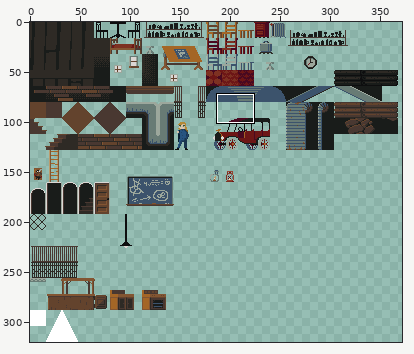
Sprite sheet: assets/Tile/VillageInterior.png. The first picture is a wide view before the edit; the outline marks the close-up.
Close-up. As it was:
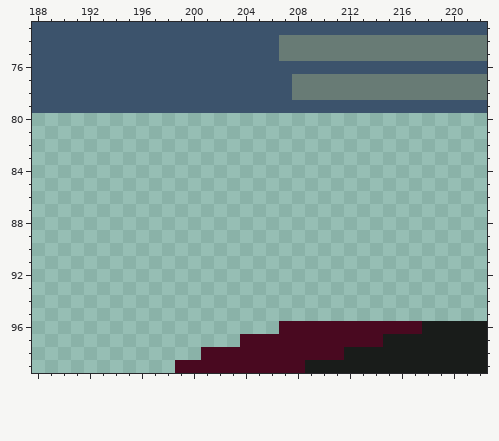
The file is 384x320 pixels. Pixels under 10% opacity are left out. Colours within 5 levels of each other are drawn and written as one. Shown: x 188..222, y 73..99. The wide view leaves out empty margins.
After the commit:
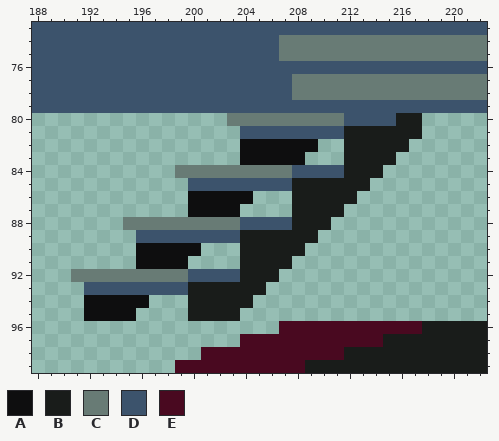
Palette (. is transparent): A #0e0e0f  B #191c1a  C #687b75  D #3c536c  E #490920
Difference:
@@ x 188..222 @@
  79 DDDDDDDDDDDDDDDDDDDDDDDDDDDDDDDDDDD
- 80 ...................................
- 81 ...................................
- 82 ...................................
- 83 ...................................
- 84 ...................................
- 85 ...................................
- 86 ...................................
- 87 ...................................
- 88 ...................................
- 89 ...................................
- 90 ...................................
- 91 ...................................
- 92 ...................................
- 93 ...................................
- 94 ...................................
- 95 ...................................
+ 80 ...............CCCCCCCCCDDDDBB.....
+ 81 ................DDDDDDDDBBBBBB.....
+ 82 ................AAAAAA..BBBBB......
+ 83 ................AAAAA...BBBB.......
+ 84 ...........CCCCCCCCCDDDDBBB........
+ 85 ............DDDDDDDDBBBBBB.........
+ 86 ............AAAAA...BBBBB..........
+ 87 ............AAAA....BBBB...........
+ 88 .......CCCCCCCCCDDDDBBB............
+ 89 ........DDDDDDDDBBBBBB.............
+ 90 ........AAAAA...BBBBB..............
+ 91 ........AAAA....BBBB...............
+ 92 ...CCCCCCCCCDDDDBBB................
+ 93 ....DDDDDDDDBBBBBB.................
+ 94 ....AAAAA...BBBBB..................
+ 95 ....AAAA....BBBB...................
  96 ...................EEEEEEEEEEEBBBBB
Boxes around the changes in both close-ups, in picture pixels (x1, y1, x2, y2):
added: (71, 113, 422, 321)
